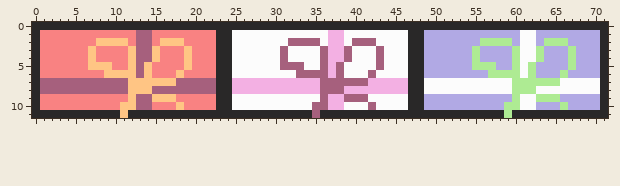
Edited in one commit: sprite sheet (assets/art/Presents/2x1Present.png). Above is the file before it was changed.
The file is 72x12 pixels.
New version:
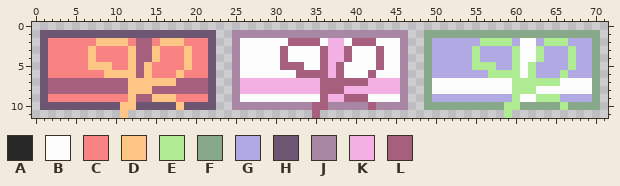
Palette (. is transparent): A #292828  B #fcfcfc  C #f98282  D #ffc584  E #aeeb93  F #87a889  G #b1a9e4  H #6c5671  J #a887a5  K #f3b0e3  L #a6607d
Diff:
Colour F replaces colour B in row 1 at x 61 to 62; in rows 7 to 8 at x 49 and 70; in row 10 at x 61 to 62.
Colour F replaces colour G in row 1 at x 49 to 60 and 63 to 70; in rows 2 to 6 at x 49 and 70; in row 9 at x 49 and 70; in row 10 at x 49 to 58, 63 to 65 and 67 to 70.
Colour H replaces colour C in row 1 at x 1 to 12 and 15 to 22; in rows 2 to 6 at x 1 and 22; in row 9 at x 1 and 22; in row 10 at x 1 to 10, 15 to 17 and 19 to 22.
Colour H replaces colour L in row 1 at x 13 to 14; in rows 7 to 8 at x 1 and 22; in row 10 at x 13 to 14.
Colour J replaces colour B in row 1 at x 25 to 36 and 39 to 46; in rows 2 to 6 at x 25 and 46; in row 9 at x 25 and 46; in row 10 at x 25 to 34, 39 to 41 and 43 to 46.
Colour J replaces colour K in row 1 at x 37 to 38; in rows 7 to 8 at x 25 and 46; in row 10 at x 37 to 38.
The author cleared colour A in row 0 at x 0 to 71; in rows 1 to 10 at x 0, 23 to 24, 47 to 48 and 71; in row 11 at x 0 to 10, 12 to 34, 36 to 58 and 60 to 71.
